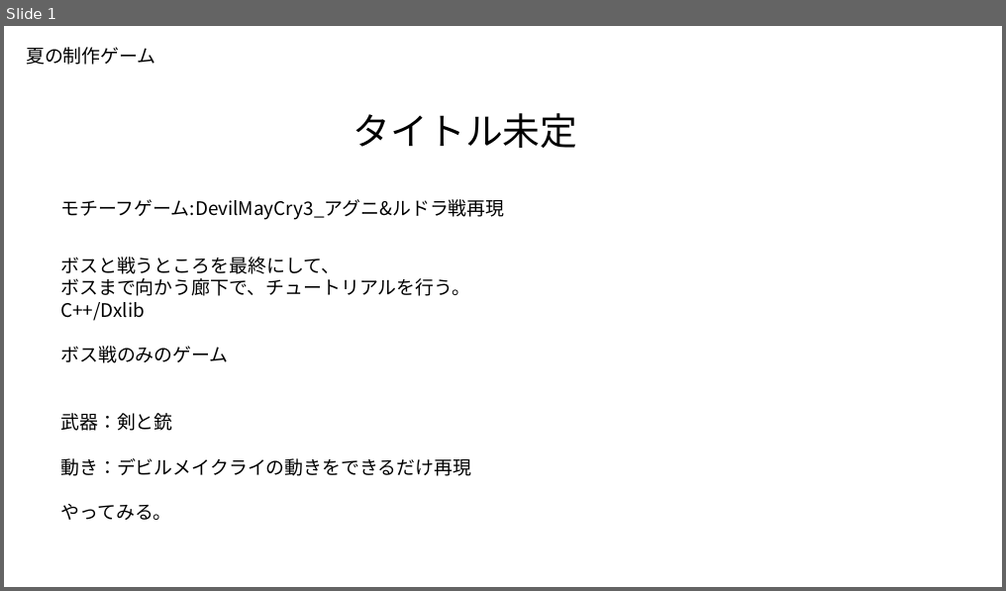
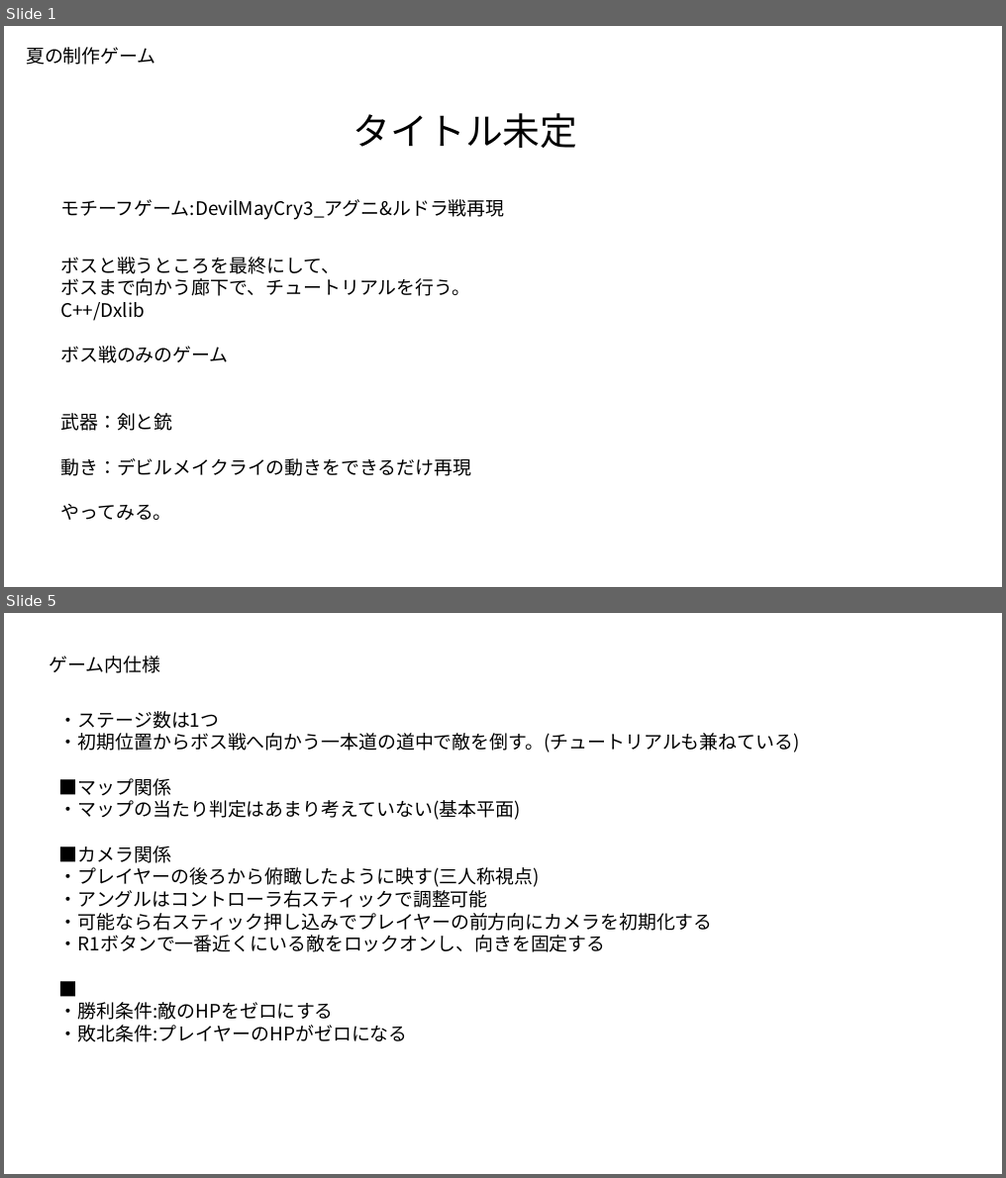
Before and after one commit to kakisawa/ProductionWork, a slide deck: 3DGame_2/川﨑MayCry!_仕様書.pptx. Shown one above the other, each under a label of ours: slide 1 before the commit, slides 1 and 5 after it; the slides between them are not shown. The pictures are 1006x591 and 1006x1178 pixels, drawn with LibreOffice and Linux fonts; fonts in the diff are those of the drawing. Boxes give left, top, right and bottom in pixels: in the first picture for what was removed or moved away, otherwise in the second. Text is boxed around its words. In the diff, an @@ line names an element or a change of style, - is before the commit and + after.

```diff
--- a/3DGame_2/川﨑MayCry!_仕様書.pptx
+++ b/3DGame_2/川﨑MayCry!_仕様書.pptx
@@ slide 5 added at box(4, 613, 1002, 1174), background #FFFFFF @@
@@ text added at box(50, 656, 161, 673), 18 pt, text #000000 @@
+ゲーム内仕様
@@ text added at box(59, 711, 800, 1043), 18 pt, text #000000 @@
+・ステージ数は1つ
+・初期位置からボス戦へ向かう一本道の道中で敵を倒す。(チュートリアルも兼ねている)
+■マップ関係
+・マップの当たり判定はあまり考えていない(基本平面)
+■カメラ関係
+・プレイヤーの後ろから俯瞰したように映す(三人称視点)
+・アングルはコントローラ右スティックで調整可能
+・可能なら右スティック押し込みでプレイヤーの前方向にカメラを初期化する
+・R1ボタンで一番近くにいる敵をロックオンし、向きを固定する
+■
+・勝利条件:敵のHPをゼロにする
+・敗北条件:プレイヤーのHPがゼロになる
```
Also in this commit, not shown: 2 slides changed, 3 other slides added.
